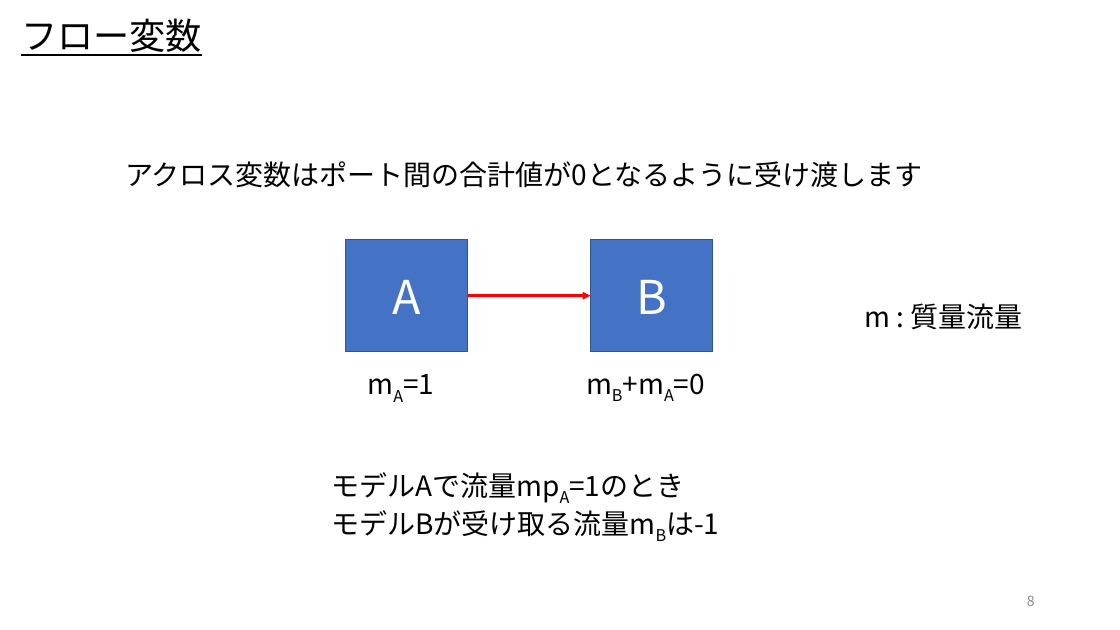
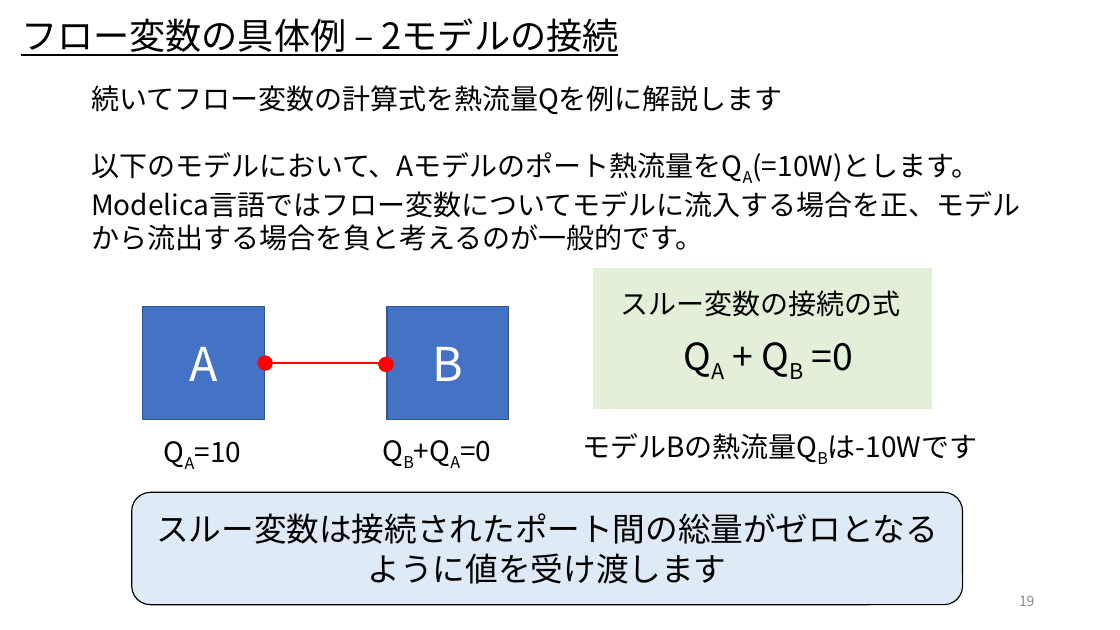
Before and after one commit to cubakija/OpenModelica_Tutorials_Ja, a slide deck: slide 19 of Dev/7_PhysicsDomainModel/OpenModelica_Tutorials_7_PlantModel.pptx (slide 8 before the commit). Drawn at 1120x630 pixels with LibreOffice and Linux fonts; fonts in the diff are those of the drawing. Boxes give left, top, right and bottom in pixels: in the first picture for what was removed or moved away, otherwise in the second. Text is boxed around its words. In the diff, an @@ line names an element or a change of style, - is before the commit and + after.

Commit message:
作成中のプラントモデル資料をアップ

```diff
--- a/Dev/7_PhysicsDomainModel/OpenModelica_Tutorials_7_PlantModel.pptx
+++ b/Dev/7_PhysicsDomainModel/OpenModelica_Tutorials_7_PlantModel.pptx
@@ text at box(21, 18, 619, 56): text changed @@
-フロー変数
+フロー変数の具体例 – 2モデルの接続
@@ text at box(91, 85, 1020, 251): text changed @@
-アクロス変数はポート間の合計値が0となるように受け渡します
+続いてフロー変数の計算式を熱流量Qを例に解説します
+以下のモデルにおいて、Aモデルのポート熱流量をQA(=10W)とします。Modelica言語ではフロー変数についてモデルに流入する場合を正、モデルから流出する場合を負と考えるのが一般的です。
@@ rectangle added at box(593, 268, 933, 409), fill #E2F0D9 @@
@@ text added at box(621, 290, 901, 317), 24 pt, text #000000 @@
+スルー変数の接続の式
@@ rectangle "A": place and size @@
-rectangle "A" at box(346, 239, 468, 352)
+rectangle "A" at box(143, 307, 265, 419)
@@ rectangle "B": place and size @@
-rectangle "B" at box(591, 239, 712, 352)
+rectangle "B" at box(387, 307, 509, 419)
@@ text removed at box(864, 303, 1022, 330) @@
-m : 質量流量
@@ ellipse added at box(258, 356, 272, 371), fill #FF0000, outline #FF0000 1 pt @@
@@ ellipse added at box(379, 357, 393, 371), fill #FF0000, outline #FF0000 1 pt @@
@@ text added at box(812, 343, 853, 371), 32 pt, text #000000 @@
+QA + QB =0
@@ arrow moved from (468, 296) - (591, 296) to (264, 363) - (387, 363) @@
@@ arrow (264, 363) - (387, 363): arrow to line @@
@@ text at box(195, 441, 242, 463): text changed @@
-mA=1
+QA=10
@@ text at box(460, 440, 491, 462): text changed @@
-mB+mA=0
+QB+QA=0
@@ text at box(582, 433, 977, 462): text changed @@
-モデルAで流量mpA=1のとき
-モデルBが受け取る流量mBは-1
+モデルBの熱流量QBは-10Wです
@@ rounded rectangle added at box(132, 492, 963, 605), fill #DEEBF7, outline #000000 1 pt, 28 pt, text #000000 @@
+スルー変数は接続されたポート間の総量がゼロとなるように値を受け渡します
@@ page number at box(1019, 596, 1035, 606): text changed @@
-8
+19
```
Also in this commit, not shown: 6 other slides changed, 60 slides added, 1 slide removed.
